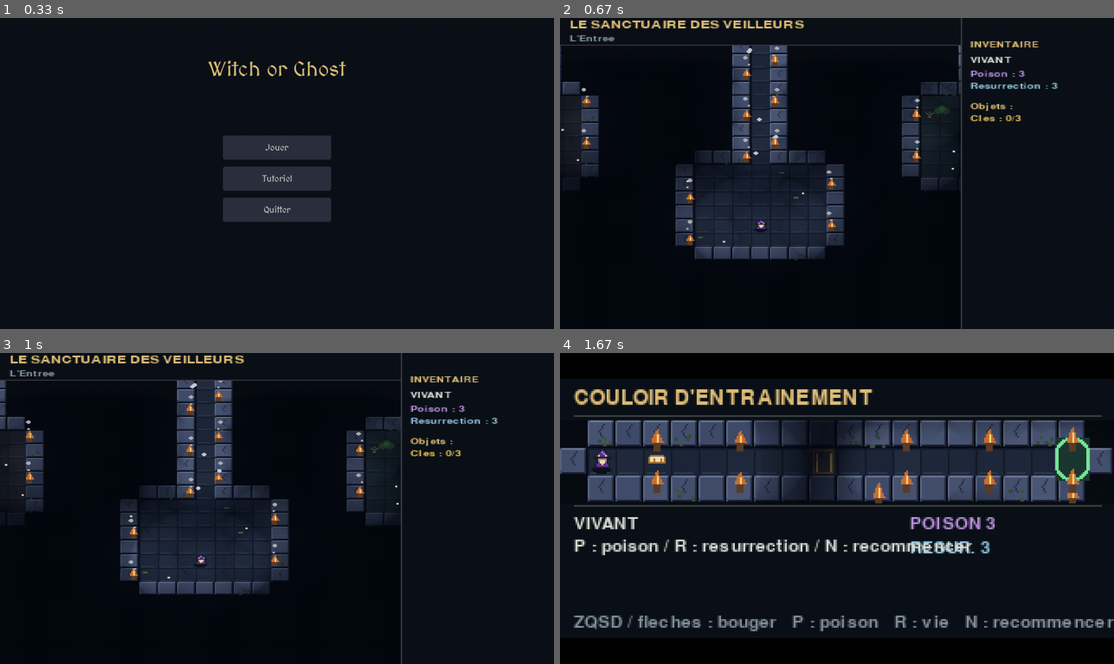
Above: before the commit, frames 1-4 (two rows, left to right).
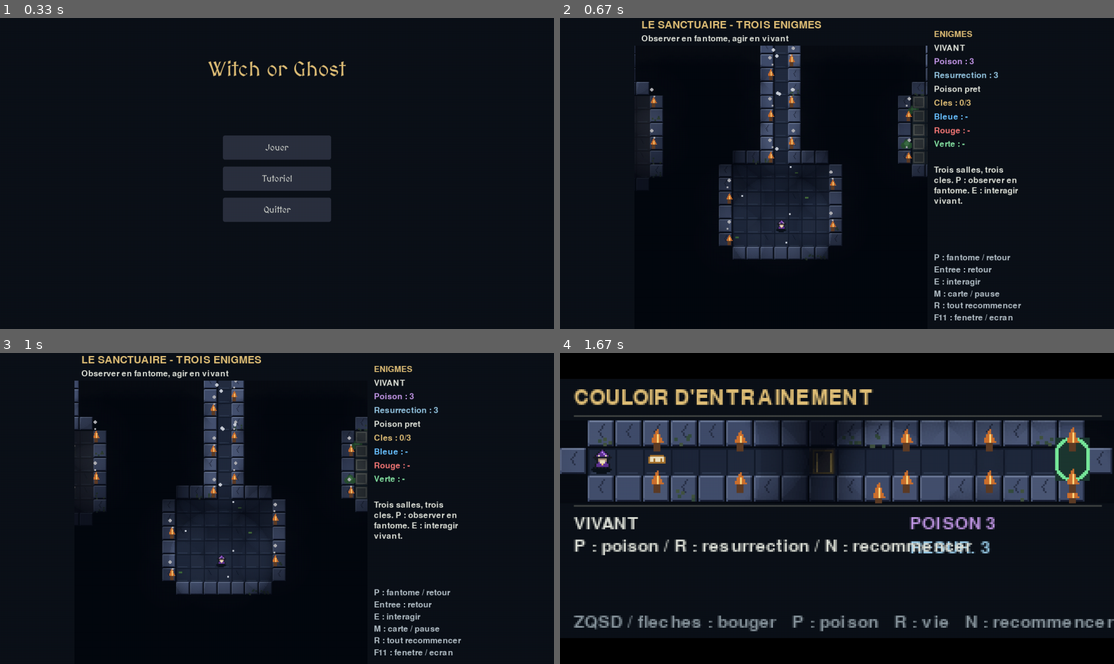
Above: after the commit, the same moments.

Repository: Eliaslhl/Game-Jam
Game: pygame game, started from main.py
Same seed, same stepped clock (60 frames per second), same inputs: the game is played once before the commit and once after it.
Inputs:
- Up to frame 1 (0.33 s): no input
- Up to frame 2 (0.67 s): click "Jouer" at 0.38 s
- Up to frame 3 (1 s): tap A at 0.67 s
- Up to frame 4 (1.67 s): hold Esc 1-1.47 s; hold D 1-1.47 s; click "Tutoriel" at 1.55 s

Frame 1 is identical in both runs. In frame 2, 14% of the frame differs, in the area x 0-90%, y 0-100%; in frame 3, 14%; in frame 4, nothing differs.

Commit message:
feat: add challenge puzzle 2

Diff:
--- a/systems/final_level.py
+++ b/systems/final_level.py
@@ -21,7 +21,7 @@
             raise ValueError('Le plan doit etre rectangulaire')
         self.tile_size = self.data['tile_size']
         self.position = self.center(self.data['spawn'])
-        self.mode = GhostModeController(self.data['ghost_duration'])
+        self.mode = GhostModeController(self.data['ghost_duration'], auto_return_on_timeout=True)
         self.seals, self.doors, self.keys, self.picked = set(), set(), set(), set()
         self.explored = set()
         self.discoveries = set()
--- a/systems/ghost_mode.py
+++ b/systems/ghost_mode.py
@@ -14,9 +14,10 @@
 
 
 class GhostModeController:
-    def __init__(self, duration: float = GHOST_MODE_DURATION) -> None:
+    def __init__(self, duration: float = GHOST_MODE_DURATION, *, auto_return_on_timeout: bool = False) -> None:
         self.state = PlayerState.ALIVE
         self.duration = duration
+        self.auto_return_on_timeout = auto_return_on_timeout
         self.time_remaining = 0.0
         self.corpse_position = None
         # Deux fioles distinctes : le poison fait mourir (-> fantome), la
@@ -32,9 +33,11 @@
         self.time_remaining = self.duration
         return True
 
-    def return_to_alive(self, position=None):
+    def return_to_alive(self, position=None, *, consume_potion=True):
         """Ressuscite a la position actuelle du fantome si possible."""
-        if self.state is not PlayerState.GHOST or not self.resurrection_potions.drink():
+        if self.state is not PlayerState.GHOST:
+            return None
+        if consume_potion and not self.resurrection_potions.drink():
             return None
         self.state = PlayerState.ALIVE
         self.time_remaining = 0.0
@@ -49,6 +52,8 @@
         if self.state is PlayerState.GHOST:
             self.time_remaining = max(0.0, self.time_remaining - max(0.0, delta_time))
             if self.time_remaining == 0:
+                if self.auto_return_on_timeout:
+                    return self.return_to_alive(consume_potion=False)
                 return self.die()
         return None
 
--- a/systems/puzzle_level.py
+++ b/systems/puzzle_level.py
@@ -15,6 +15,7 @@
     _previous_path = None
     def __init__(self, path=MAP_PATH, seed=None):
         super().__init__(path)
+        self.mode.auto_return_on_timeout = True
         self.generate_path(seed)
         self.puzzles = PuzzleManager(self.data['puzzles'], seed=seed)
         self.objects = [PuzzleObject.from_data(d) for d in self.data['objects']]
@@ -92,10 +93,11 @@
         self.say(message)
 
     def return_to_body(self):
-        if not self.mode.resurrection_potions.drink():
+        restored = self.mode.return_to_alive()
+        if restored is None:
             self.notify('wrong','Plus de potions de resurrection. Attendez la fin du temps fantome.')
             return
-        self.position.update(self.mode.return_to_alive())
+        self.position.update(restored)
         self.cooldown = 5.0
         self.previous_path_cell = None
         self.notify('return','Retour au corps. Poison disponible dans 5 secondes.')
--- a/test_map/map_test_kadir.py
+++ b/test_map/map_test_kadir.py
@@ -39,7 +39,7 @@
 
 class TestMapKadir:
     def __init__(self):
-        self.mode = GhostModeController()
+        self.mode = GhostModeController(auto_return_on_timeout=True)
         self.position = pygame.Vector2(100, 100)
         self.animation = YureiWalk()
         self.facing_left = False
--- a/tests/test_ghost_mode.py
+++ b/tests/test_ghost_mode.py
@@ -11,7 +11,7 @@
 
 class GhostTests(unittest.TestCase):
     def test_potions_timer_and_return(self):
-        mode = GhostModeController()
+        mode = GhostModeController(auto_return_on_timeout=True)
         for _ in range(3):
             self.assertTrue(mode.enter_ghost_mode((100, 100)))
             count = mode.potions.count
--- /dev/null
+++ b/tests/test_menu_puzzles.py
@@ -0,0 +1,59 @@
+"""Regression du rebase : Jouer doit lancer les enigmes, sans fermer Pygame."""
+import os
+os.environ.setdefault('SDL_VIDEODRIVER','dummy')
+os.environ.setdefault('SDL_AUDIODRIVER','dummy')
+import unittest
+from unittest.mock import patch
+import pygame
+from settings import SCREEN_WIDTH,SCREEN_HEIGHT
+from systems.ghost_mode import GhostModeController,PlayerState
+from systems.puzzle_level import PuzzleLevel
+from views import menu_view,puzzle_view
+
+
+class MenuPuzzleIntegrationTests(unittest.TestCase):
+    def setUp(self):
+        pygame.init()
+        self.screen=pygame.display.set_mode((SCREEN_WIDTH,SCREEN_HEIGHT))
+        pygame.event.clear()
+
+    def tearDown(self):
+        pygame.quit()
+
+    def test_play_starts_puzzles_and_restores_menu(self):
+        original=puzzle_view.PuzzleGame
+        games=[]
+        def make_game():
+            game=original()
+            games.append(game)
+            return game
+        def choose_play(scene,event):
+            return 'play' if event.type==pygame.USEREVENT else None
+        pygame.event.post(pygame.event.Event(pygame.USEREVENT))
+        with patch('sys.argv',['main.py','--smoke-test']), \
+             patch.object(menu_view.MenuScene,'handle_event',choose_play), \
+             patch.object(menu_view,'_fullscreen_window',lambda:pygame.display.set_mode((940,724))), \
+             patch.object(puzzle_view,'PuzzleGame',side_effect=make_game):
+            menu_view.run(self.screen)
+        self.assertEqual(len(games),1)
+        self.assertIsInstance(games[0].level,PuzzleLevel)
+        self.assertEqual(len(games[0].level.puzzles.puzzles),3)
+        self.assertEqual(games[0].level.mode.resurrection_potions.count,3)
+        self.assertTrue(pygame.get_init())
+        self.assertEqual(pygame.display.get_surface().get_size(),(SCREEN_WIDTH,SCREEN_HEIGHT))
+
+    def test_escape_returns_to_menu_without_quitting_pygame(self):
+        pygame.event.post(pygame.event.Event(pygame.KEYDOWN,key=pygame.K_ESCAPE))
+        self.assertEqual(puzzle_view.run(self.screen),'menu')
+        self.assertTrue(pygame.get_init())
+
+    def test_tutorial_timeout_policy_is_preserved(self):
+        mode=GhostModeController()
+        mode.enter_ghost_mode((0,0))
+        mode.update(11)
+        self.assertEqual(mode.state,PlayerState.DEAD)
+        level=PuzzleLevel()
+        level.action(pygame.K_p)
+        level.update(11)
+        self.assertEqual(level.mode.state,PlayerState.ALIVE)
+        self.assertEqual(level.mode.resurrection_potions.count,3)
--- a/views/menu_view.py
+++ b/views/menu_view.py
@@ -17,7 +17,7 @@
     TEXT_DIM,
 )
 from views import training_map_view
-from views import simple_map_view
+from views import puzzle_view
 
 MENU_ITEMS = [
     ("Jouer", "play"),
@@ -129,7 +129,8 @@
             if action == "play":
                 # Plein ecran pour la partie, puis retour a la fenetre du menu.
                 fullscreen = _fullscreen_window()
-                simple_map_view.run(fullscreen)
+                if puzzle_view.run(fullscreen) == 'quit':
+                    return
                 screen = _new_window()
                 scene = MenuScene(screen)
             elif action == "tutorial":
--- a/views/puzzle_view.py
+++ b/views/puzzle_view.py
@@ -53,6 +53,9 @@
         self.camera.y+=dy
 
     def event(self,key):
+        if key == pygame.K_r:
+            self.__init__()
+            return
         if self.feedback_fx.freeze_remaining>0 and key not in (pygame.K_m,pygame.K_r):
             return
         super().event(key)
@@ -216,6 +219,40 @@
         super().draw_win(screen)
 
 
+def run(window):
+    """Partie dans la fenetre du menu ; le menu reste proprietaire de Pygame."""
+    fullscreen=bool(window.get_flags() & pygame.FULLSCREEN)
+    canvas=pygame.Surface(SIZE)
+    game=PuzzleGame()
+    clock=pygame.time.Clock()
+    try:
+        while True:
+            dt=min(clock.tick(60)/1000,.05)
+            for event in pygame.event.get():
+                if event.type==pygame.QUIT:
+                    return 'quit'
+                if event.type==pygame.KEYDOWN:
+                    if event.key==pygame.K_ESCAPE:
+                        return 'menu'
+                    if event.key==pygame.K_F11:
+                        fullscreen=not fullscreen
+                        window=pygame.display.set_mode((0,0) if fullscreen else (940,724), pygame.FULLSCREEN if fullscreen else 0)
+                    else:
+                        game.event(event.key)
+            k=pygame.key.get_pressed()
+            direction=(int(k[pygame.K_d] or k[pygame.K_RIGHT])-int(k[pygame.K_q] or k[pygame.K_a] or k[pygame.K_LEFT]),int(k[pygame.K_s] or k[pygame.K_DOWN])-int(k[pygame.K_z] or k[pygame.K_w] or k[pygame.K_UP]))
+            game.update(dt,direction)
+            game.draw(canvas)
+            game.present(canvas,window)
+            pygame.display.flip()
+            if '--smoke-test' in sys.argv:
+                return 'menu'
+    finally:
+        # Ne pas laisser la reverberation de la partie jouer sur le menu.
+        for sound in game.feedback_fx.sounds.values():
+            sound.stop()
+
+
 def main():
     if '--smoke-test' in sys.argv:
         os.environ.setdefault('SDL_VIDEODRIVER','dummy')
@@ -225,24 +262,10 @@
         fullscreen='--windowed' not in sys.argv and '--smoke-test' not in sys.argv
         window=pygame.display.set_mode((0,0) if fullscreen else (940,724), pygame.FULLSCREEN if fullscreen else 0)
         pygame.display.set_caption('Le Sanctuaire - Enigmes')
-        canvas=pygame.Surface(SIZE)
-        game=PuzzleGame(); clock=pygame.time.Clock(); running=True
-        while running:
-            dt=min(clock.tick(60)/1000,.05)
-            for event in pygame.event.get():
-                if event.type==pygame.QUIT:running=False
-                elif event.type==pygame.KEYDOWN:
-                    if event.key==pygame.K_ESCAPE:running=False
-                    elif event.key==pygame.K_F11:
-                        fullscreen=not fullscreen
-                        window=pygame.display.set_mode((0,0) if fullscreen else (940,724), pygame.FULLSCREEN if fullscreen else 0)
-                    else:game.event(event.key)
-            k=pygame.key.get_pressed()
-            direction=(int(k[pygame.K_d] or k[pygame.K_RIGHT])-int(k[pygame.K_q] or k[pygame.K_a] or k[pygame.K_LEFT]),int(k[pygame.K_s] or k[pygame.K_DOWN])-int(k[pygame.K_z] or k[pygame.K_w] or k[pygame.K_UP]))
-            game.update(dt,direction);game.draw(canvas);game.present(canvas,window)
-            pygame.display.flip()
-            if '--smoke-test' in sys.argv:running=False
-    finally:pygame.quit()
-
-
-if __name__=='__main__':main()
+        run(window)
+    finally:
+        pygame.quit()
+
+
+if __name__=='__main__':
+    main()
